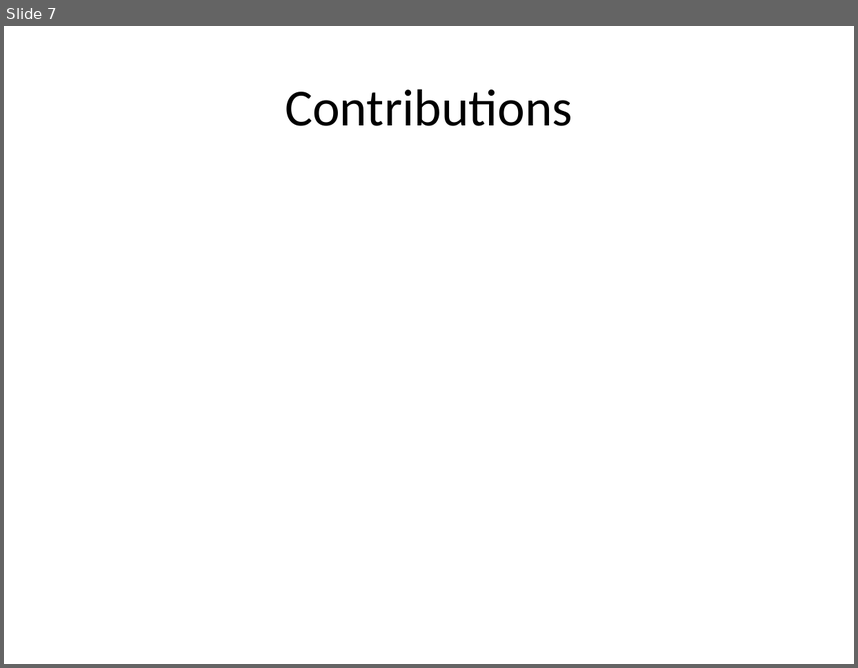
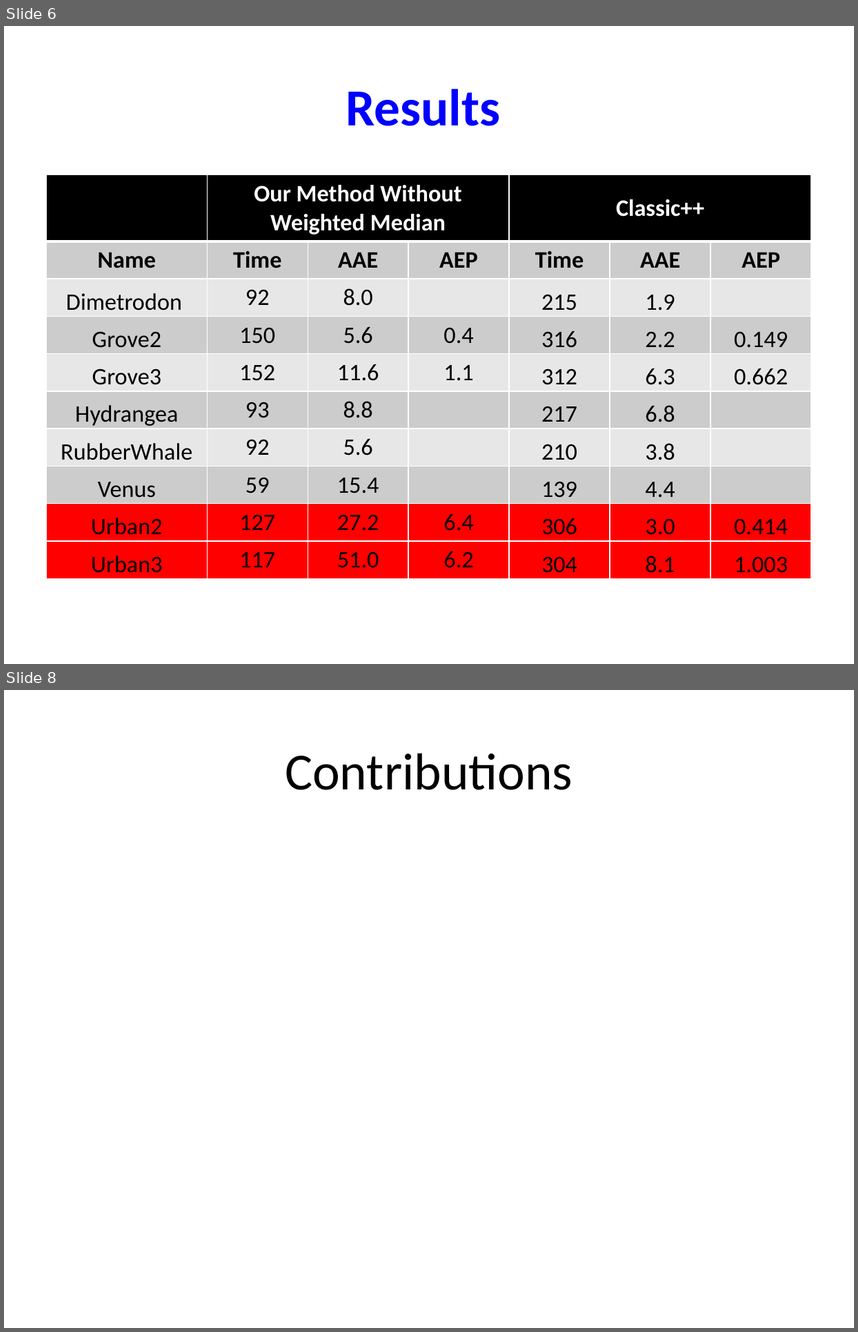
Before and after one commit to tkoolen/6869-project, a slide deck: presentation.pptx. Shown one above the other, each under a label of ours: slide 7 before the commit, slides 6 and 8 after it; the slides between them are not shown. The pictures are 858x668 and 858x1332 pixels, drawn with LibreOffice and Linux fonts; fonts in the diff are those of the drawing. Boxes give left, top, right and bottom in pixels: in the first picture for what was removed or moved away, otherwise in the second. Text is boxed around its words. In the diff, an @@ line names an element or a change of style, - is before the commit and + after.

```diff
--- a/presentation.pptx
+++ b/presentation.pptx
@@ slide 6 added at <box>4,26,854,664</box>, background #FFFFFF @@
@@ title added at <box>346,89,500,126</box>, 44 pt, text #0000FF, bold @@
+Results
@@ table added at <box>47,175,811,575</box>, 10 rows, 7 columns @@
+ | Our Method Without Weighted Median |  |  | Classic++ |  | 
+Name | Time | AAE | AEP | Time | AAE | AEP
+Dimetrodon | 92 | 8.0 |  | 215 | 1.9 | 
+Grove2 | 150 | 5.6 | 0.4 | 316 | 2.2 | 0.149
+Grove3 | 152 | 11.6 | 1.1 | 312 | 6.3 | 0.662
+Hydrangea | 93 | 8.8 |  | 217 | 6.8 | 
+RubberWhale | 92 | 5.6 |  | 210 | 3.8 | 
+Venus | 59 | 15.4 |  | 139 | 4.4 | 
+Urban2 | 127 | 27.2 | 6.4 | 306 | 3.0 | 0.414
+Urban3 | 117 | 51.0 | 6.2 | 304 | 8.1 | 1.003
@@ what was slide 7 is now slide 8 @@
```
Also in this commit, not shown: 3 slides changed, 3 other slides added, 3 slides removed.
